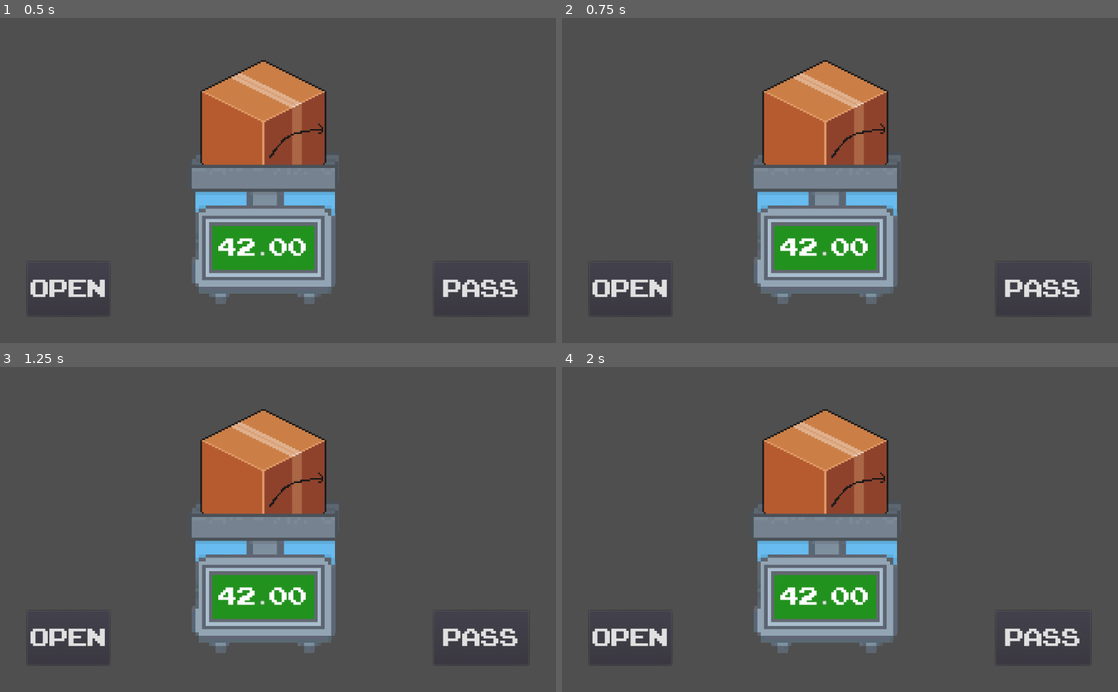
Above: before the commit, frames 1-4 (two rows, left to right).
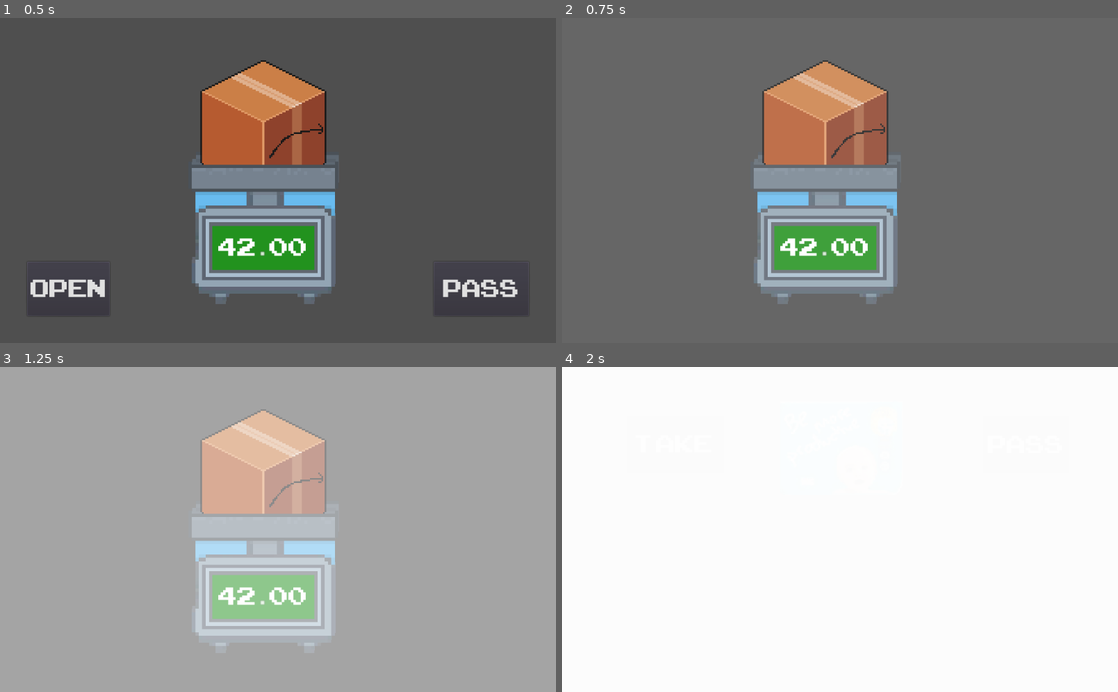
Above: after the commit, the same moments.

Repository: qntbre/epicgamejam
Game: Godot game, scene res://Scenes/boxChoice.tscn
Same seed, same stepped clock (60 frames per second), same inputs: the game is played once before the commit and once after it. The project has no main scene, so this scene is started directly.
Inputs (mouse positions are in pixels of both pictures, inside the frame that each line leads up to):
- Up to frame 1 (0.5 s): no input
- Up to frame 2 (0.75 s): click "open" (after the commit: "Open") at 0.5 s
- Up to frame 3 (1.25 s): no input
- Up to frame 4 (2 s): click (1045, 636) at 1.25 s, where only the run before the commit has a clickable "Pass"

Frame 1 is identical in both runs. In frame 2, 12% of the frame differs, in the area x 4-96%, y 13-93%; in frame 3, 100%; in frame 4, 100%, in the area x 0-100%, y 0-100%.

Commit message:
added changes

Diff:
--- a/Box.gd
+++ b/Box.gd
@@ -1,6 +1,6 @@
 extends RigidBody2D
 
-
+var followLine = 5
 # Declare member variables here. Examples:
 # var a = 2
 # var b = "text"
--- a/Scenes/BoxOpeningSide.tscn
+++ b/Scenes/BoxOpeningSide.tscn
@@ -1,10 +1,18 @@
-[gd_scene load_steps=4 format=2]
+[gd_scene load_steps=6 format=2]
 
 [ext_resource path="res://Box.gd" type="Script" id=1]
 [ext_resource path="res://Assets/tear_box.png" type="Texture" id=2]
 
 [sub_resource type="CircleShape2D" id=1]
-radius = 22.0227
+radius = 17.0294
+
+[sub_resource type="CapsuleShape2D" id=2]
+radius = 12.258
+height = 147.81
+
+[sub_resource type="CapsuleShape2D" id=3]
+radius = 172.542
+height = 320.577
 
 [node name="boxOpeningSide" type="Node2D"]
 
@@ -18,8 +26,23 @@
 scale = Vector2( 5.82305, 5.82305 )
 texture = ExtResource( 2 )
 
-[node name="CollisionShape2D" type="CollisionShape2D" parent="Box"]
+[node name="EndPoint" type="CollisionShape2D" parent="Box"]
+position = Vector2( 736, 209 )
+shape = SubResource( 1 )
+
+[node name="StartingPoint" type="CollisionShape2D" parent="Box"]
 position = Vector2( 530, 314 )
 shape = SubResource( 1 )
 
+[node name="BadHitBox" type="CollisionShape2D" parent="Box"]
+position = Vector2( 621, 270 )
+rotation = 1.09956
+scale = Vector2( -1.24055, -1.59774 )
+shape = SubResource( 2 )
+
+[node name="GoodHitBox" type="CollisionShape2D" parent="Box"]
+position = Vector2( 597, 300 )
+rotation = 1.09956
+shape = SubResource( 3 )
+
 [connection signal="input_event" from="Box" to="Box" method="_on_Box_input_event"]
--- a/Scenes/boxChoice.tscn
+++ b/Scenes/boxChoice.tscn
@@ -6,10 +6,6 @@
 [ext_resource path="res://Assets/big_open.png" type="Texture" id=4]
 [ext_resource path="res://Assets/balance.png" type="Texture" id=5]
 [ext_resource path="res://Assets/scale_front.png" type="Texture" id=6]
-
-[sub_resource type="DynamicFont" id=1]
-size = 64
-font_data = ExtResource( 3 )
 
 [sub_resource type="DynamicFont" id=2]
 size = 64
@@ -36,7 +32,7 @@
 
 [sub_resource type="Animation" id=5]
 resource_name = "fade_to_white"
-length = 2.0
+length = 1.4
 tracks/0/type = "value"
 tracks/0/path = NodePath("ColorRect:color")
 tracks/0/interp = 1
@@ -44,10 +40,10 @@
 tracks/0/imported = false
 tracks/0/enabled = true
 tracks/0/keys = {
-"times": PoolRealArray( 0, 1.2, 2 ),
-"transitions": PoolRealArray( 1, 1, 1 ),
+"times": PoolRealArray( 0, 1.4 ),
+"transitions": PoolRealArray( 1, 1 ),
 "update": 0,
-"values": [ Color( 1, 1, 1, 0.0156863 ), Color( 1, 1, 1, 1 ), Color( 1, 1, 1, 0 ) ]
+"values": [ Color( 1, 1, 1, 0.0156863 ), Color( 1, 1, 1, 1 ) ]
 }
 
 [sub_resource type="SpriteFrames" id=6]
@@ -68,10 +64,10 @@
 anchor_bottom = 1.0
 margin_left = 50.0
 margin_top = -150.0
-margin_right = 150.0
+margin_right = 175.0
 margin_bottom = -50.0
-custom_fonts/font = SubResource( 1 )
-text = "open"
+custom_fonts/font = SubResource( 2 )
+text = "Open"
 
 [node name="DoNotOpen" type="Button" parent="boxChoiceHUD"]
 anchor_left = 1.0
@@ -104,6 +100,7 @@
 [node name="ColorRect" type="ColorRect" parent="boxChoiceHUD"]
 anchor_right = 1.0
 anchor_bottom = 1.0
+mouse_filter = 2
 color = Color( 1, 1, 1, 0.0156863 )
 
 [node name="AnimationPlayer" type="AnimationPlayer" parent="boxChoiceHUD"]
--- a/Scenes/boxOpeningHUD.gd
+++ b/Scenes/boxOpeningHUD.gd
@@ -14,11 +14,12 @@
 #func _process(delta):
 #	pass
 
-
 func _on_Open_pressed():
 	$Open.hide()
 	$DoNotOpen.hide()
 	$AnimationPlayer.play("fade_to_white")
+	yield(get_tree().create_timer(1.4), "timeout")
+	get_tree().change_scene("res://Scenes/itemZoom.tscn")
 
 func _on_DoNotOpen_pressed():
 	$Open.hide()
--- /dev/null
+++ b/Scenes/itemDescription.gd
@@ -0,0 +1,17 @@
+extends CanvasLayer
+
+
+# Declare member variables here. Examples:
+# var a = 2
+# var b = "text"
+
+
+# Called when the node enters the scene tree for the first time.
+func _ready():
+	$AnimationPlayer.play("fade_to_normal")
+	pass # Replace with function body.
+
+
+# Called every frame. 'delta' is the elapsed time since the previous frame.
+#func _process(delta):
+#	pass
--- /dev/null
+++ b/Scenes/itemZoom.gd
@@ -0,0 +1,17 @@
+extends Node2D
+
+
+# Declare member variables here. Examples:
+# var a = 2
+# var b = "text"
+
+
+# Called when the node enters the scene tree for the first time.
+func _ready():
+	#CanvasLayer.AnimationPlayer.play("fade_to_normal")
+	pass # Replace with function body.
+
+
+# Called every frame. 'delta' is the elapsed time since the previous frame.
+#func _process(delta):
+#	pass
--- /dev/null
+++ b/Scenes/itemZoom.tscn
@@ -0,0 +1,98 @@
+[gd_scene load_steps=9 format=2]
+
+[ext_resource path="res://Assets/pampers.png" type="Texture" id=1]
+[ext_resource path="res://Fonts/ARCADECLASSIC.TTF" type="DynamicFontData" id=2]
+[ext_resource path="res://Scenes/itemZoom.gd" type="Script" id=3]
+[ext_resource path="res://Scenes/itemDescription.gd" type="Script" id=4]
+
+[sub_resource type="DynamicFont" id=1]
+size = 64
+font_data = ExtResource( 2 )
+
+[sub_resource type="DynamicFont" id=2]
+size = 64
+font_data = ExtResource( 2 )
+
+[sub_resource type="Animation" id=3]
+length = 0.001
+tracks/0/type = "value"
+tracks/0/path = NodePath("ColorRect:color")
+tracks/0/interp = 1
+tracks/0/loop_wrap = true
+tracks/0/imported = false
+tracks/0/enabled = true
+tracks/0/keys = {
+"times": PoolRealArray( 0 ),
+"transitions": PoolRealArray( 1 ),
+"update": 0,
+"values": [ Color( 1, 1, 1, 1 ) ]
+}
+
+[sub_resource type="Animation" id=4]
+resource_name = "fade_to_normal"
+tracks/0/type = "value"
+tracks/0/path = NodePath("ColorRect:color")
+tracks/0/interp = 1
+tracks/0/loop_wrap = true
+tracks/0/imported = false
+tracks/0/enabled = true
+tracks/0/keys = {
+"times": PoolRealArray( 0, 1 ),
+"transitions": PoolRealArray( 1, 1 ),
+"update": 0,
+"values": [ Color( 1, 1, 1, 1 ), Color( 1, 1, 1, 0 ) ]
+}
+
+[node name="itemZoom" type="Node2D"]
+script = ExtResource( 3 )
+
+[node name="Pampers" type="Sprite" parent="."]
+position = Vector2( 514, 147 )
+scale = Vector2( 2.108, 2.108 )
+texture = ExtResource( 1 )
+
+[node name="Open" type="Button" parent="."]
+anchor_top = 1.0
+anchor_bottom = 1.0
+margin_left = 778.0
+margin_top = 94.0
+margin_right = 930.0
+margin_bottom = 194.0
+custom_fonts/font = SubResource( 1 )
+text = "Pass"
+
+[node name="DoNotOpen" type="Button" parent="."]
+anchor_left = 1.0
+anchor_top = 1.0
+anchor_right = 1.0
+anchor_bottom = 1.0
+margin_left = 121.0
+margin_top = 93.0
+margin_right = 296.0
+margin_bottom = 193.0
+custom_fonts/font = SubResource( 2 )
+text = "Take"
+
+[node name="itemDescription" type="CanvasLayer" parent="."]
+script = ExtResource( 4 )
+
+[node name="Description" type="Label" parent="itemDescription"]
+margin_right = 40.0
+margin_bottom = 14.0
+
+[node name="Weight" type="Label" parent="itemDescription"]
+margin_right = 40.0
+margin_bottom = 14.0
+
+[node name="Price" type="Label" parent="itemDescription"]
+margin_right = 40.0
+margin_bottom = 14.0
+
+[node name="ColorRect" type="ColorRect" parent="itemDescription"]
+anchor_right = 1.0
+anchor_bottom = 1.0
+mouse_filter = 2
+
+[node name="AnimationPlayer" type="AnimationPlayer" parent="itemDescription"]
+anims/RESET = SubResource( 3 )
+anims/fade_to_normal = SubResource( 4 )
Binary file added: Assets/pampers.png
Not shown, added: Assets/pampers.png.import
Not shown: 1 places in Scenes/boxChoice.tscn that only renumber resources
Not shown, added: Godot_v3.4.4-stable_win64.exe
